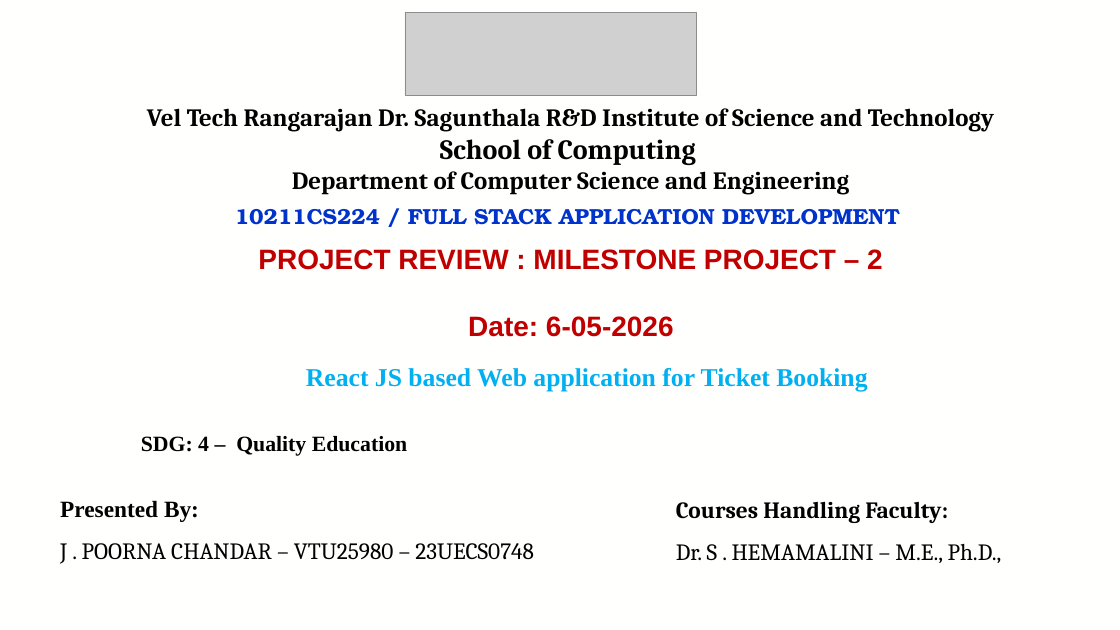
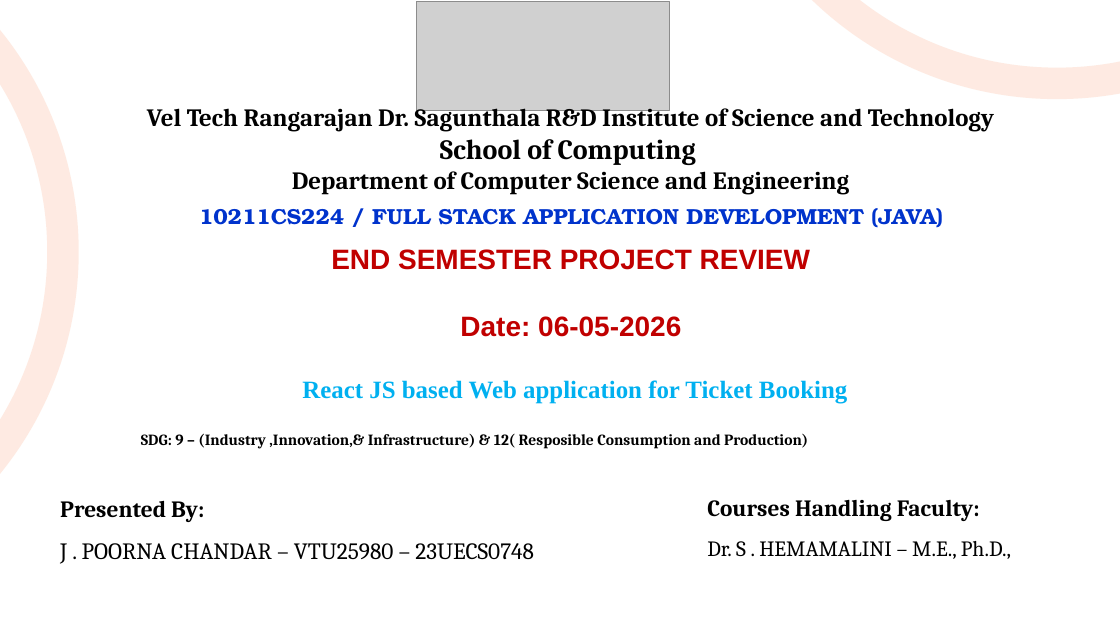
Before and after one commit to PoornaChandar07/FULL-STACK-APPLICATION-DEVELOPMENT, a slide deck: slide 1 of fsad final review.pptx. Drawn at 1120x630 pixels with LibreOffice and Linux fonts; fonts in the diff are those of the drawing; grey boxes stand for pictures. Boxes give left, top, right and bottom in pixels: in the first picture for what was removed or moved away, otherwise in the second. Text is boxed around its words. In the diff, an @@ line names an element or a change of style, - is before the commit and + after.

```diff
--- a/fsad final review.pptx
+++ b/fsad final review.pptx
@@ background #FFFFFE to #FFFFFF @@
@@ freeform shape added at [0, 0, 63, 589], outline #FD6220 40.5 pt @@
@@ picture: place and size @@
-picture at [405, 12, 696, 96]
+picture at [417, 1, 670, 110]
@@ freeform shape added at [720, 0, 1120, 83], outline #FD6220 40.5 pt @@
@@ text at [199, 208, 943, 228]: text changed @@
-10211CS224 / FULL STACK APPLICATION DEVELOPMENT
+10211CS224 / FULL STACK APPLICATION DEVELOPMENT (JAVA)
@@ text at [331, 249, 810, 337]: text changed @@
-PROJECT REVIEW : MILESTONE PROJECT – 2
-Date: 6-05-2026
+END SEMESTER PROJECT REVIEW
+Date: 06-05-2026
@@ text "React JS based Web application ...": place and size @@
-text "React JS based Web application ..." at [306, 368, 867, 392]
+text "React JS based Web application ..." at [302, 380, 848, 404]
@@ text "React JS based Web application ..." at [302, 380, 848, 404]: size 33 to 32 pt @@
@@ text at [141, 434, 808, 449]: text changed; size 28 to 20 pt; font Times New Roman to Cambria @@
-SDG: 4 – Quality Education
+SDG: 9 – (Industry ,Innovation,& Infrastructure) & 12( Resposible Consumption and Production)
@@ text "Courses Handling Faculty:": place and size @@
-text "Courses Handling Faculty:" at [676, 501, 1002, 563]
+text "Courses Handling Faculty:" at [707, 500, 980, 521]
@@ text at [60, 500, 204, 522]: font Times New Roman to Cambria in "Presented By:" @@
@@ text at [676, 544, 1002, 563]: paragraph removed @@
-Dr. S . HEMAMALINI – M.E., Ph.D.,
@@ text added at [707, 541, 1011, 559], 28 pt, text #000000 @@
+Dr. S . HEMAMALINI – M.E., Ph.D.,
```
